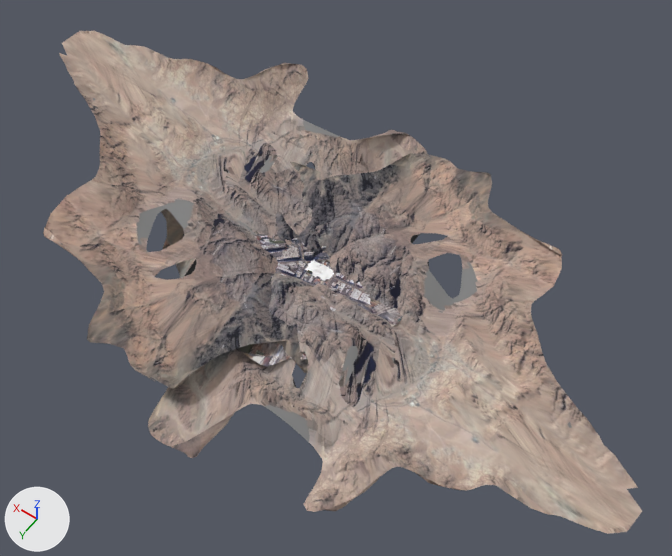
Renders of the FBX model Assets/Master/Models/ElsewhereScene.fbx from each side of a commit.
Camera for both pictures: a 50 mm camera at (-1.23, 1.57, 2.53) aimed at (-0.07, -0.05, -0.01). The lights are fixed; the arrows at lower left show +X, +Y and +Z. Where no turn or scale is listed for an object, it has been applied to the vertices. Vertices at the same position are counted once.

In view in the first picture: 'Mesh4', 'elsewhere_Mesh', 'sainai:Mesh'.
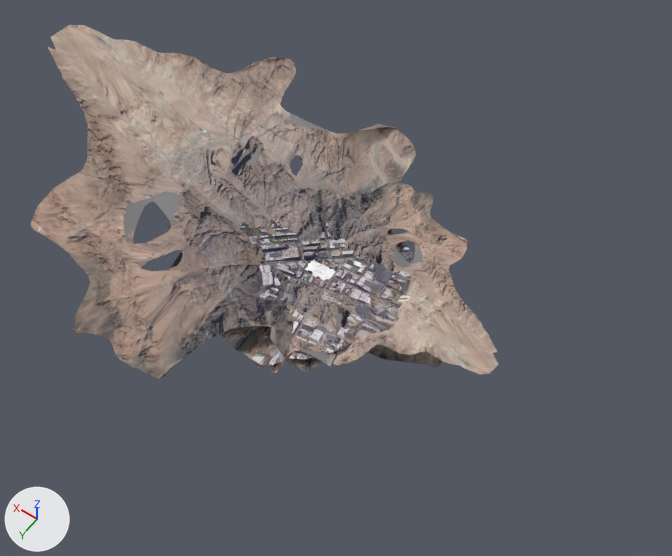
Where the newer file only moved an object's origin or applied its transform, the numbers keep the older frame.

Diff of the bpy script that builds the scene:
```diff
--- a/Assets/Master/Models/ElsewhereScene.fbx.py
+++ b/Assets/Master/Models/ElsewhereScene.fbx.py
@@ me_mesh_017 @@
 # used by ob_sainai_mesh; parent = ob_mountains; location = (-1.547, -0.311, 3.05); rotation_euler = (-1.571, 0.0, -0.0768), in degrees (-90, 0, -4.4); scale = (2.0, 2.0, 2.0)
-me_mesh_017.from_pydata(...)  # 2575 vertices, 5000 faces; spans x -63.6..34.7, y -34.9..40.0, z -3.4..5.2
+me_mesh_017.from_pydata(...)  # 2575 vertices, 5000 faces; spans x -63.8..34.7, y -34.8..49.0, z -3.0..6.8
+# me_mesh_017 part 1: 2176 of 2575 vertices moved; they spanned x -63.6..23.5, y -34.9..35.5, z -3.4..5.2 and now span x -63.8..23.5, y -34.8..49.0, z -3.0..6.8; mean shift (-0.6, 4.1, 0.9); largest move (9.4, 22.2, -1.7) -> (5.6, 37.7, -2.0)
 me_mesh_017.materials.append(mat_sainai_material_1)
@@ ob_mesh4 @@
 ob_mesh4 = bpy.data.objects.new('Mesh4', me_mesh_018)
-ob_mesh4.location = (0.105, -0.016, -0.008)
+ob_mesh4.location = (0.167, -0.016, -0.008)
@@ ob_sainai_mesh @@
 ob_sainai_mesh.parent = ob_mountains
-ob_sainai_mesh.location = (-1.547, -0.311, 3.05)
+ob_sainai_mesh.location = (-1.547, -0.311, 14.64)
 ob_sainai_mesh.rotation_euler = (-1.571, 0.0, -0.0768)  # degrees (-90, 0, -4.4)
-ob_sainai_mesh.scale = (2.0, 2.0, 2.0)
+ob_sainai_mesh.scale = (1.09, 1.09, 1.09)
```

Boxes (x1, y1, x2, y2) around the edits, measured in the pictures (672 x 556 px; the box of a moved part takes in the faces that stretch with it):
'sainai:Mesh', reshaped, moved, rescaled (49% narrower, 49% shorter): before (148, 153, 642, 534); after (248, 182, 499, 374)
'Mesh4', moved: before (43, 31, 429, 389); after (30, 25, 441, 379)
part 1 of me_mesh_017, moved or reshaped: before (154, 153, 642, 534); after (248, 182, 499, 374)
'elsewhere_Mesh', unchanged, uncovered by the edit: before (236, 229, 403, 367); after (220, 219, 414, 367)
